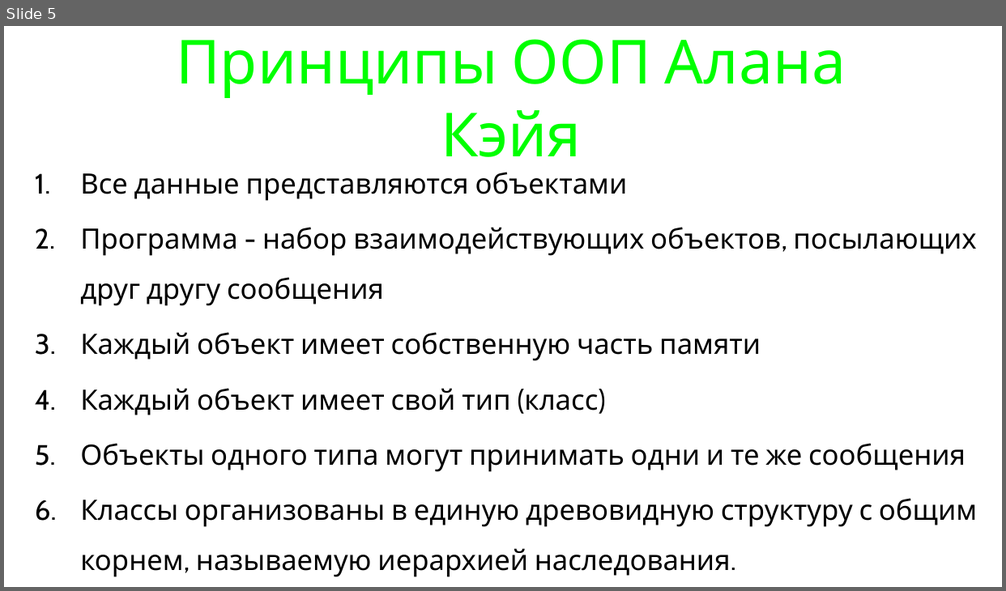
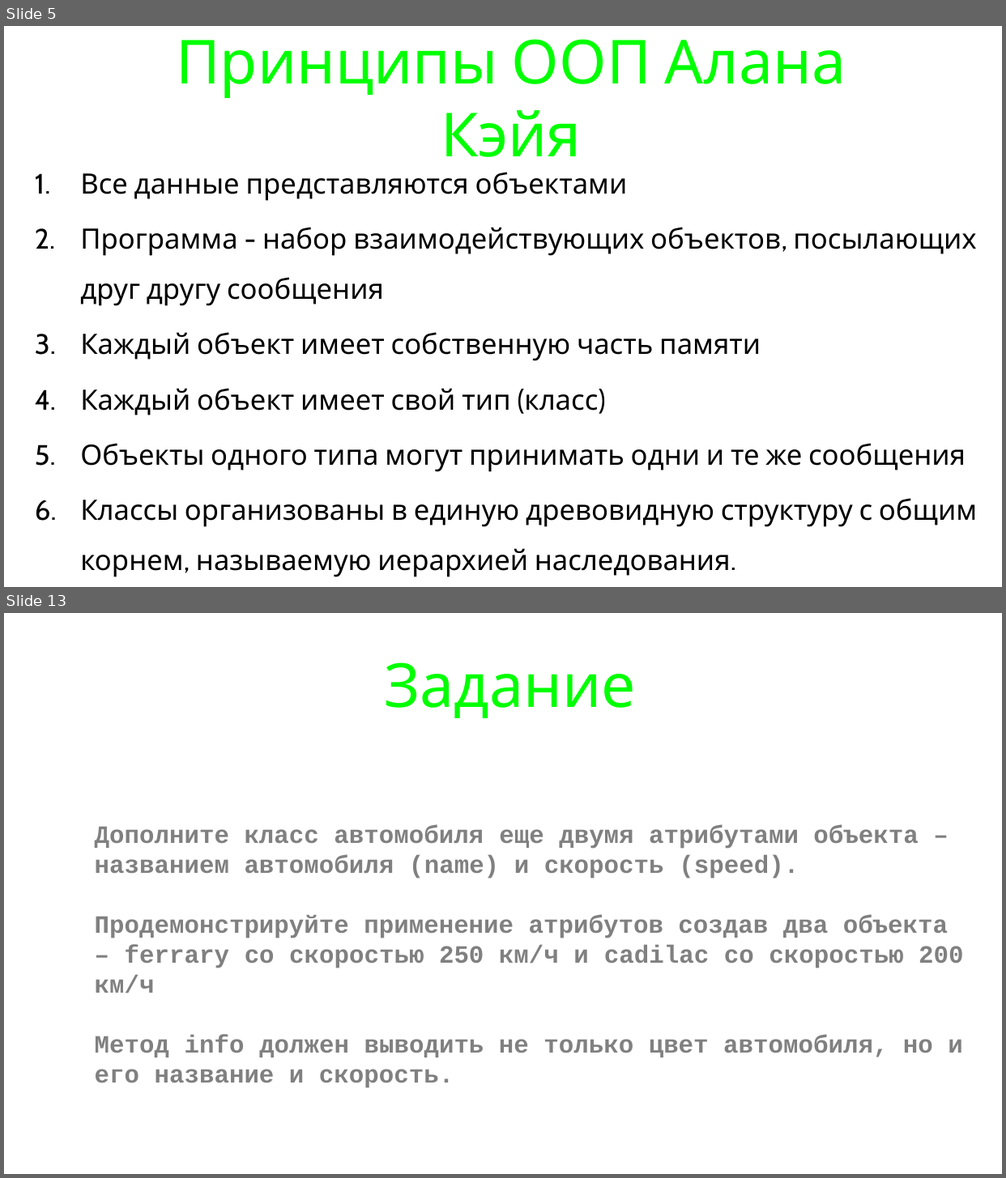
Before and after one commit to maxchv/LearnPython, a slide deck: week08/oop.pptx. Shown one above the other, each under a label of ours: slide 5 before the commit, slides 5 and 13 after it; the slides between them are not shown. The pictures are 1006x591 and 1006x1178 pixels, drawn with LibreOffice and Linux fonts; fonts in the diff are those of the drawing. Boxes give left, top, right and bottom in pixels: in the first picture for what was removed or moved away, otherwise in the second. Text is boxed around its words. In the diff, an @@ line names an element or a change of style, - is before the commit and + after.

```diff
--- a/week08/oop.pptx
+++ b/week08/oop.pptx
@@ slide 13 added at (4, 613, 1002, 1174), background #FFFFFF @@
@@ title added at (385, 662, 636, 718), 78 pt, text #00FF00 @@
+Задание
@@ text added at (95, 825, 963, 1088), 32 pt, text #808080, bold @@
+Дополните класс автомобиля еще двумя атрибутами объекта – названием автомобиля (name) и скорость (speed).
+Продемонстрируйте применение атрибутов создав два объекта – ferrary со скоростью 250 км/ч и cadilac со скоростью 200 км/ч
+Метод info должен выводить не только цвет автомобиля, но и его название и скорость.
```
Also in this commit, not shown: 2 slides changed, 24 other slides added, 1 slide removed, 2 other files.
